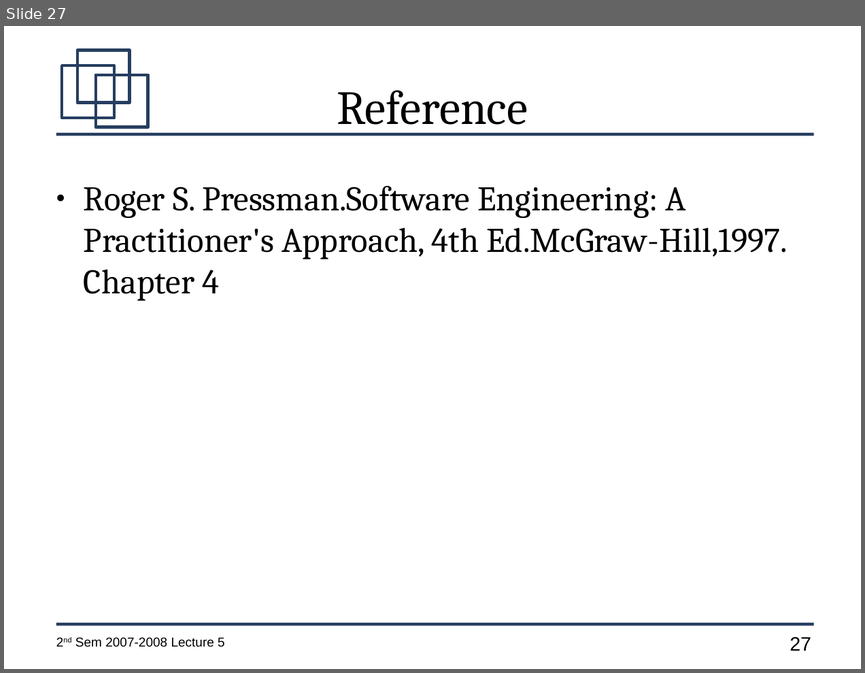
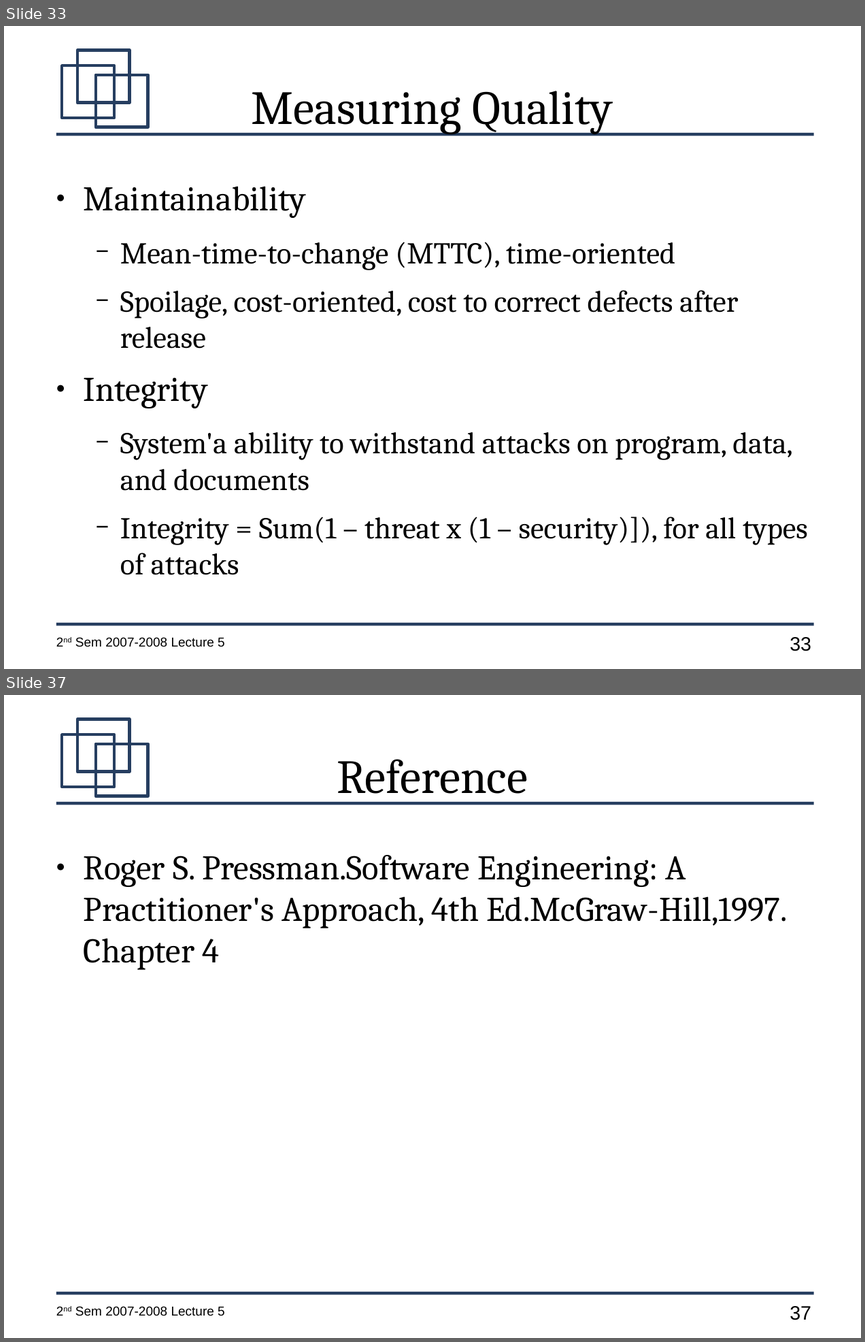
Before and after one commit to jachermocilla/jach-homepage, a slide deck: CMSC128-2nd-Sem-2007-L5.odp. Shown one above the other, each under a label of ours: slide 27 before the commit, slides 33 and 37 after it; the slides between them are not shown. The pictures are 865x673 and 865x1342 pixels, drawn with LibreOffice and Linux fonts; fonts in the diff are those of the drawing. Boxes give left, top, right and bottom in pixels: in the first picture for what was removed or moved away, otherwise in the second. Text is boxed around its words. In the diff, an @@ line names an element or a change of style, - is before the commit and + after.

```diff
--- a/CMSC128-2nd-Sem-2007-L5.odp
+++ b/CMSC128-2nd-Sem-2007-L5.odp
@@ slide 33 added at (4,26,861,669), background #FFFFFF; not listed: 7 template elements that a slide beside it also shows @@
@@ title added at (252,91,613,134), 44 pt, text #000000 @@
+Measuring Quality
@@ text added at (84,186,808,575), 28 pt, text #000000 @@
+● Maintainability
+  − Mean-time-to-change (MTTC), time-oriented
+  − Spoilage, cost-oriented, cost to correct defects after release
+● Integrity
+  − System'a ability to withstand attacks on program, data, and documents
+  − Integrity = Sum(1 – threat x (1 – security)]), for all types of attacks
@@ what was slide 27 is now slide 37 @@
@@ page number at (789,1306,811,1320): text changed @@
-27
+37
```
Also in this commit, not shown: 3 slides changed, 10 other slides added, 1 slide removed.
